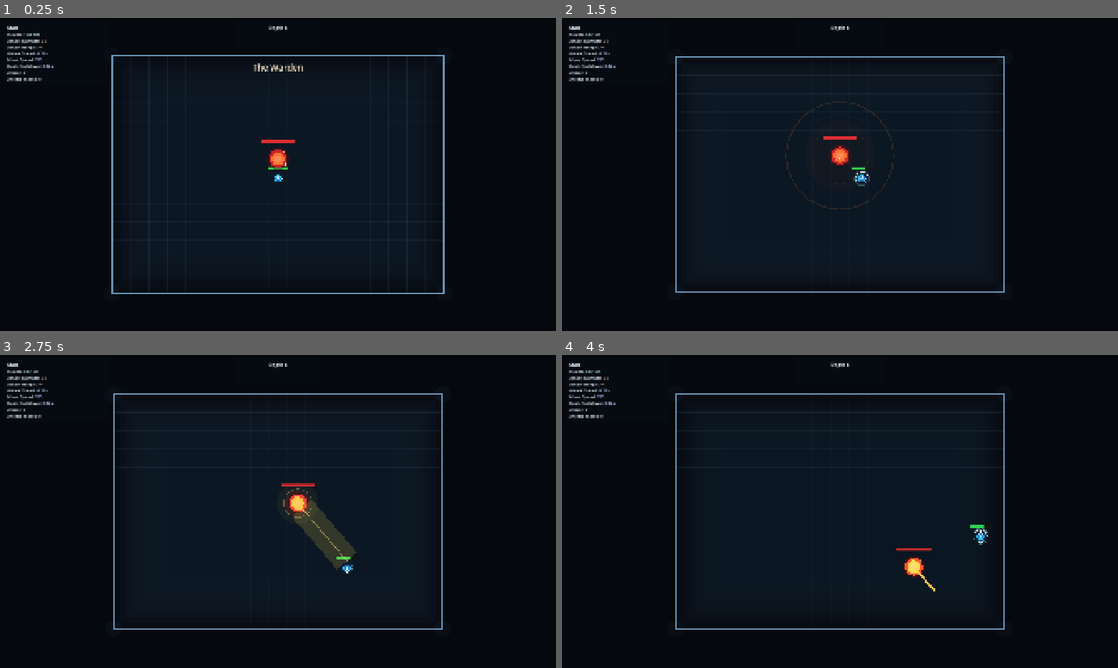
Above: before the commit, frames 1-4 (two rows, left to right).
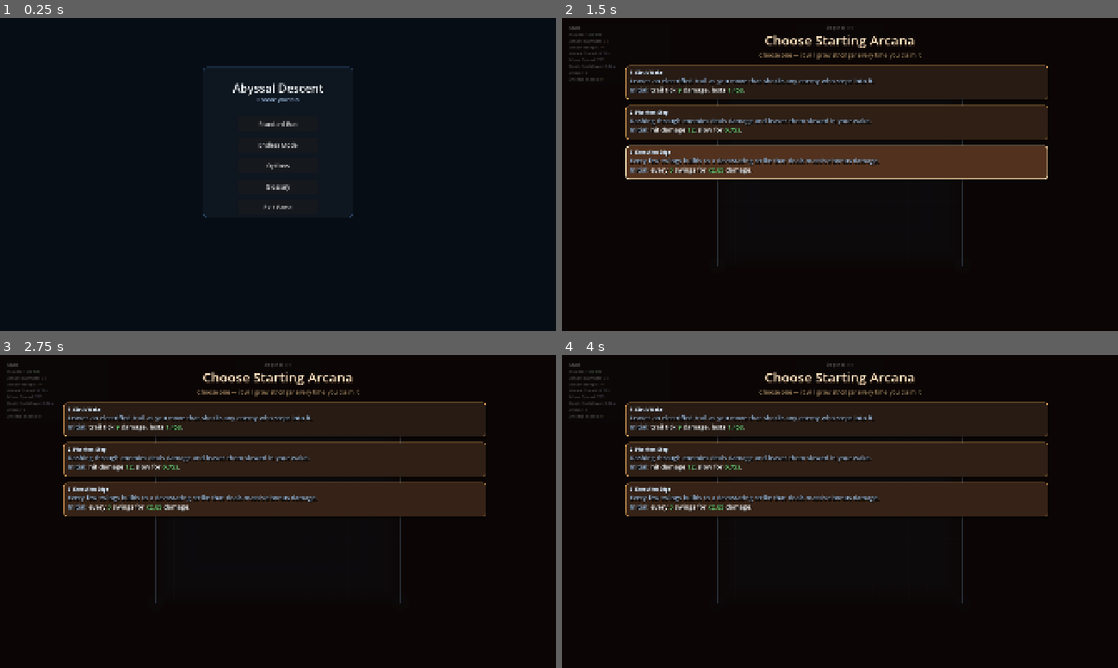
Above: after the commit, the same moments.

Repository: Excellund/AbyssalDescent
Game: Godot game, scene res://scenes/Menu.tscn
Two runs of this game, one before a commit and one after it. Both use one fixed random seed, a clock stepped at 60 frames per second and the inputs below. Sound files missing from this copy of the repository are replaced by a short silence.
Inputs (mouse positions are in pixels of both pictures, inside the frame that each line leads up to):
- Up to frame 1 (0.25 s): no input
- Up to frame 2 (1.5 s): click (840, 146) at 0.5 s, where only the run after the commit has a clickable "Endless Mode"; move the mouse to (962, 158) at 1.27 s; hold D (move_right) from 1.28 s (still down); tap Space (dash) at 1.35 s
- Up to frame 3 (2.75 s): move the mouse to (166, 527) at 2.02 s; release D (move_right) at 2.03 s; hold S (move_down) from 2.03 s (still down); click (166, 527) at 2.1 s; tap Space (dash) at 2.3 s
- Up to frame 4 (4 s): move the mouse to (895, 442) at 2.77 s; release S (move_down) at 2.78 s; hold D (move_right) 2.78-3.53 s; tap Space (dash) at 2.85, 3.8 s; move the mouse to (812, 574) at 3.52 s; hold W (move_up) from 3.53 s (still down); tap E (interact) at 3.6 s

The runs differ from the first frame. In frame 1, 4.6% of the frame differs, in the area x 1-80%, y 2-89%; in frame 2, 39%, in the area x 1-88%, y 2-88%; in frame 3, 38%; in frame 4, 33%.

Commit message:
Buff boss stats and remove debug encounter

Diff:
--- a/scenes/Main.tscn
+++ b/scenes/Main.tscn
@@ -11,6 +11,5 @@
 boss_room_music = ExtResource("3_vcsgt")
 music_volume_db = -50.0
 debug_start_power_ids = PackedStringArray("razor_wind", "execution_edge")
-debug_start_encounter = 10
 
 [node name="Player" parent="." unique_id=1831438957 instance=ExtResource("1_elqb8")]
--- a/scripts/enemy_boss.gd
+++ b/scripts/enemy_boss.gd
@@ -11,27 +11,27 @@
 const ATTACK_NOVA := 1
 const ATTACK_CLEAVE := 2
 
-@export var boss_max_health: int = 520
-@export var move_speed: float = 124.0
+@export var boss_max_health: int = 700
+@export var move_speed: float = 138.0
 @export var acceleration: float = 900.0
 @export var deceleration: float = 1300.0
 @export var preferred_distance: float = 210.0
-@export var action_cooldown: float = 0.78
+@export var action_cooldown: float = 0.64
 
 @export var charge_windup: float = 0.84
 @export var charge_speed: float = 640.0
 @export var charge_duration: float = 0.58
 @export var charge_width: float = 40.0
-@export var charge_damage: int = 28
+@export var charge_damage: int = 34
 
 @export var nova_windup: float = 0.9
 @export var nova_radius: float = 172.0
-@export var nova_damage: int = 34
+@export var nova_damage: int = 42
 
 @export var cleave_windup: float = 0.7
 @export var cleave_range: float = 212.0
 @export var cleave_arc_degrees: float = 132.0
-@export var cleave_damage: int = 24
+@export var cleave_damage: int = 30
 
 @export var recover_time: float = 0.5
 @export var arena_size: Vector2 = Vector2(1260.0, 900.0)
--- a/scripts/enemy_boss_2.gd
+++ b/scripts/enemy_boss_2.gd
@@ -13,29 +13,29 @@
 const ATTACK_ORBITAL_LANCE := 3
 const ATTACK_POLAR_SHIFT := 4
 
-@export var boss_max_health: int = 980
-@export var move_speed: float = 156.0
+@export var boss_max_health: int = 1250
+@export var move_speed: float = 168.0
 @export var acceleration: float = 980.0
 @export var deceleration: float = 1380.0
 @export var preferred_distance: float = 260.0
-@export var action_cooldown: float = 0.72
+@export var action_cooldown: float = 0.6
 
 @export var prism_windup: float = 0.95
 @export var prism_radius: float = 300.0
 @export var prism_spoke_count: int = 5
 @export var prism_spoke_half_angle_degrees: float = 13.0
-@export var prism_damage: int = 26
+@export var prism_damage: int = 32
 
 @export var gravity_windup: float = 1.1
 @export var gravity_radius: float = 240.0
-@export var gravity_damage: int = 36
+@export var gravity_damage: int = 44
 
 @export var echo_dash_windup: float = 0.58
 @export var echo_dash_speed: float = 680.0
 @export var echo_dash_duration: float = 0.24
 @export var echo_dash_count: int = 3
 @export var echo_dash_width: float = 44.0
-@export var echo_dash_damage: int = 20
+@export var echo_dash_damage: int = 28
 @export var echo_dash_retarget_pause: float = 0.14
 @export var echo_dash_max_turn_degrees: float = 40.0
 @export var reposition_dash_chance: float = 0.46
@@ -48,7 +48,7 @@
 @export var orbital_lance_windup: float = 0.88
 @export var orbital_lance_length: float = 320.0
 @export var orbital_lance_width: float = 24.0
-@export var orbital_lance_damage: int = 24
+@export var orbital_lance_damage: int = 30
 
 @export var polar_shift_windup: float = 0.92
 @export var polar_shift_radius: float = 440.0
